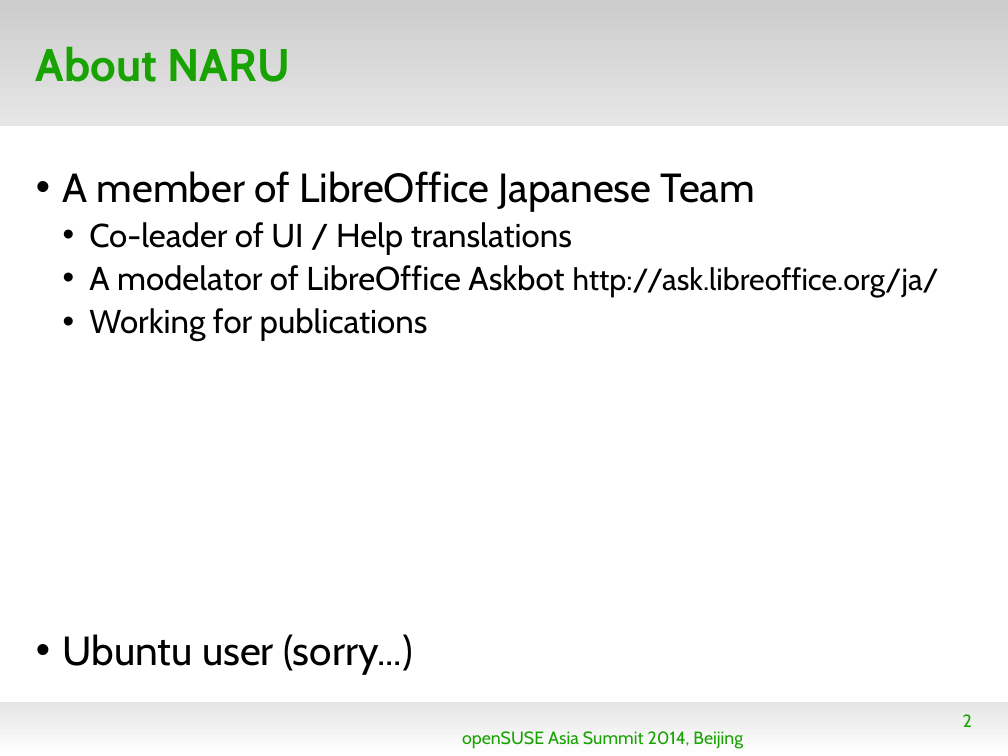
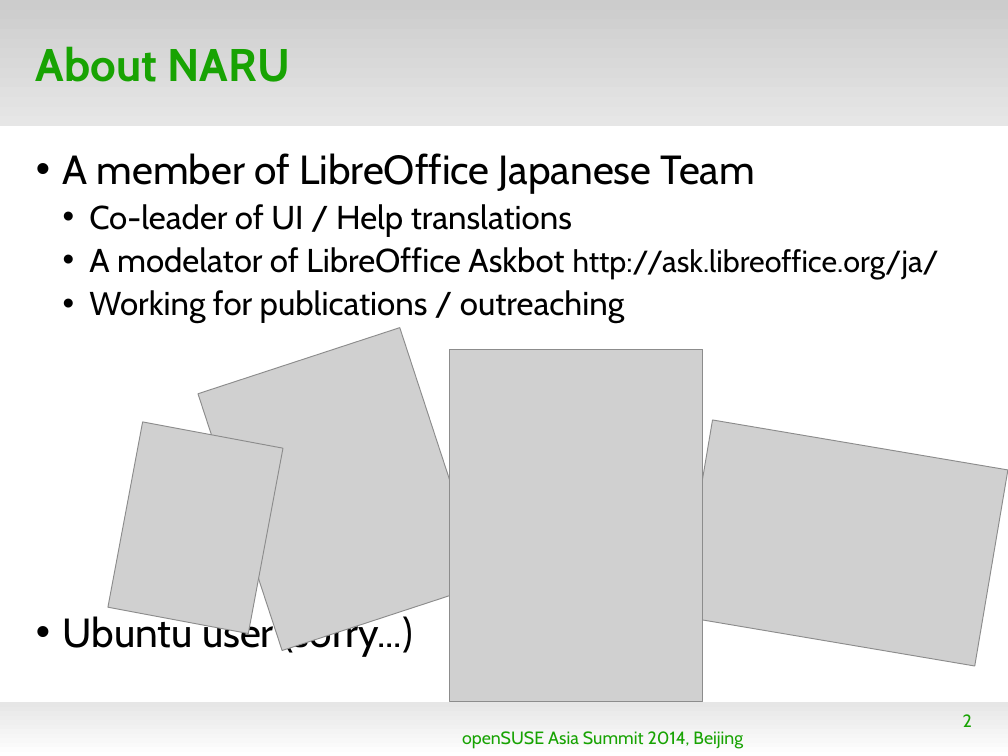
Before and after one commit to naruoga/KantoLibreOffice, a slide deck: slide 2 of others/openSUSEAsia2014LibOInEasternAsia.odp. Drawn at 1008x756 pixels with LibreOffice and Linux fonts; fonts in the diff are those of the drawing; grey boxes stand for pictures; background and template pictures are left out. Boxes give left, top, right and bottom in pixels: in the first picture for what was removed or moved away, otherwise in the second. Text is boxed around its words. In the diff, an @@ line names an element or a change of style, - is before the commit and + after.

Commit message:
others/openSUSEAsia2014LibOInEasternAsia.odp - WIP

```diff
--- a/others/openSUSEAsia2014LibOInEasternAsia.odp
+++ b/others/openSUSEAsia2014LibOInEasternAsia.odp
@@ text "A member of LibreOffice Japanese ...": place and size @@
-text "A member of LibreOffice Japanese ..." at bbox=[63, 171, 939, 675]
+text "A member of LibreOffice Japanese ..." at bbox=[63, 153, 939, 657]
@@ text at bbox=[89, 290, 624, 323]: text changed @@
-  • Working for publications
+  • Working for publications / outreaching
@@ picture added at bbox=[198, 328, 484, 651] @@
@@ picture added at bbox=[450, 349, 703, 702] @@
@@ picture added at bbox=[108, 422, 283, 634] @@
@@ picture added at bbox=[680, 420, 1008, 666] @@
```
Also in this commit, not shown: 1 other slide changed.
